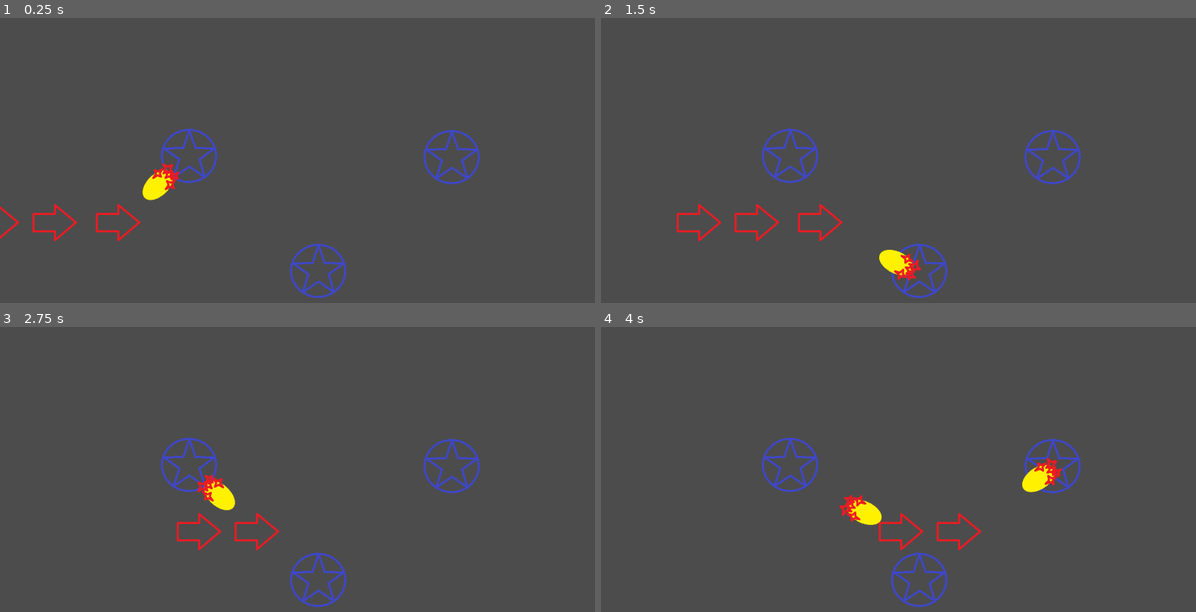
Above: before the commit, frames 1-4 (two rows, left to right).
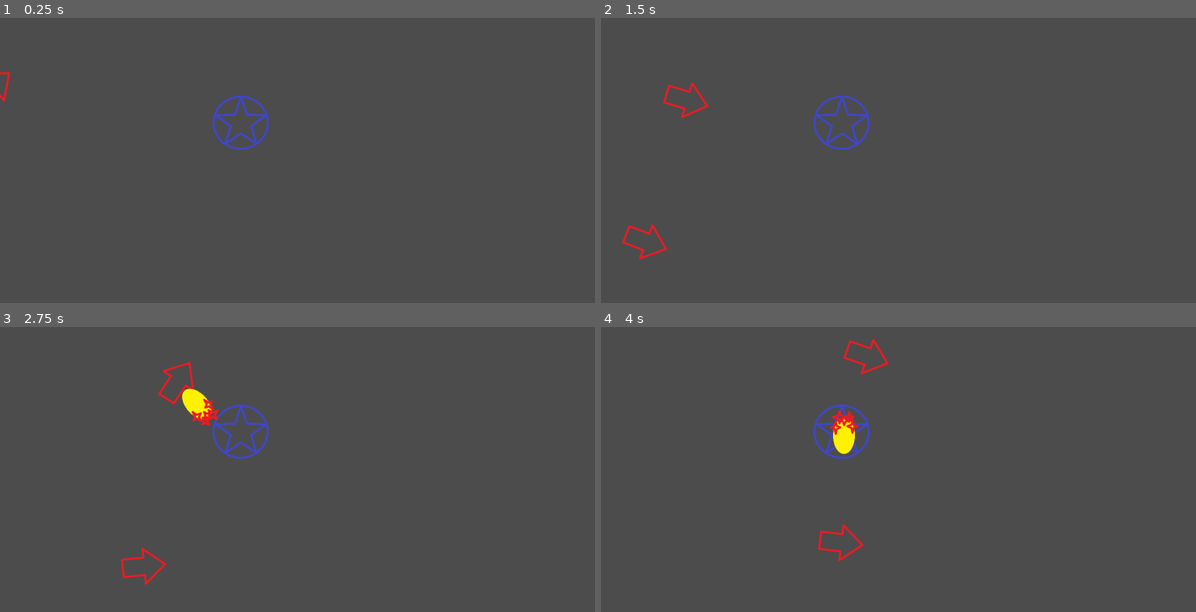
Above: after the commit, the same moments.

Repository: Bronsky91/WS2-Godot
Game: Godot game, scene res://scenes/Game.tscn
Two runs of this game, one before a commit and one after it. Both use one fixed random seed, a clock stepped at 60 frames per second and the inputs below.
Inputs:
- Up to frame 1 (0.25 s): no input
- Up to frame 2 (1.5 s): no input
- Up to frame 3 (2.75 s): no input
- Up to frame 4 (4 s): no input

The runs differ from the first frame. In frame 1, 3.0% of the frame differs, in the area x 0-81%, y 18-99%; in frame 2, 3.4%; in frame 3, 3.7%; in frame 4, 4.1%, in the area x 27-81%, y 4-99%.

Commit message:
Ride the rails, bruh
Enemies now follow Path2D nodes

Fireballs now register a hit based on distance to target instead of collision events

Diff:
--- a/scenes/Game.tscn
+++ b/scenes/Game.tscn
@@ -1,43 +1,48 @@
-[gd_scene load_steps=4 format=2]
+[gd_scene load_steps=7 format=2]
 
 [ext_resource path="res://scripts/Game.gd" type="Script" id=1]
-[ext_resource path="res://scenes/Enemy.tscn" type="PackedScene" id=2]
-[ext_resource path="res://scenes/Rune.tscn" type="PackedScene" id=3]
+[ext_resource path="res://scenes/P-Enemy.tscn" type="PackedScene" id=2]
+[ext_resource path="res://scenes/Enemy.tscn" type="PackedScene" id=3]
+[ext_resource path="res://scenes/Rune.tscn" type="PackedScene" id=4]
 
-[node name="Game" type="Node"]
+[sub_resource type="Curve2D" id=1]
+
+bake_interval = 5.0
+_data = {
+"points": PoolVector2Array( 0, 0, 146.574, -196.151, -64.6743, 709.379, -237.568, 226.005, 102.831, -164.167, 427.05, 636.452, 0, 0, 176.751, 217.706, 743.639, 623.159, 0, 0, 0, 0, 1092.83, 713.69, 0, 0, 0, 0, 1323.47, 577.893 )
+}
+
+[sub_resource type="Curve2D" id=2]
+
+bake_interval = 5.0
+_data = {
+"points": PoolVector2Array( 0, 0, 0, 0, -141.443, 409.239, -250.421, -82.697, 100.168, 37.2719, 171.989, 583.671, 0, 0, 0, 0, 404.872, 594.256, -149.088, -78.0381, 114.145, 3.49424, 685.389, 570.439, 0, 0, 215.478, -71.0496, 867.99, 533.389, 0, 0, 159.57, 62.8963, 1156.45, 583.671, 0, 0, 0, 0, 1439.61, 596.903 )
+}
+
+[node name="Game" type="Node" index="0"]
 
 script = ExtResource( 1 )
-_sections_unfolded = [ "Pause" ]
+enemy = ExtResource( 2 )
 
-[node name="Enemy" parent="." index="0" instance=ExtResource( 2 )]
+[node name="Enemy" parent="." index="0" instance=ExtResource( 3 )]
 
-position = Vector2( -57.2077, 514.937 )
+position = Vector2( 1510.97, -356.913 )
 rotation = -1.5708
 _sections_unfolded = [ "Material", "Transform", "Visibility", "Z Index" ]
 
-[node name="Enemy2" parent="." index="1" instance=ExtResource( 2 )]
+[node name="Rune" parent="." index="1" instance=ExtResource( 4 )]
 
-position = Vector2( 242.753, 514.937 )
-rotation = -1.5708
-_sections_unfolded = [ "Material", "Transform", "Visibility", "Z Index" ]
-
-[node name="Enemy3" parent="." index="2" instance=ExtResource( 2 )]
-
-position = Vector2( 85.9896, 514.937 )
-rotation = -1.5708
-_sections_unfolded = [ "Material", "Transform", "Visibility", "Z Index" ]
-
-[node name="Rune" parent="." index="3" instance=ExtResource( 3 )]
-
-position = Vector2( 468.584, 352.544 )
+position = Vector2( 596.122, 270.36 )
 _sections_unfolded = [ "Transform" ]
 
-[node name="Rune2" parent="." index="4" instance=ExtResource( 3 )]
+[node name="Path1" type="Path2D" parent="." index="2"]
 
-position = Vector2( 788.14, 637.431 )
-_sections_unfolded = [ "Transform" ]
+self_modulate = Color( 0.5, 0.6, 1, 0.7 )
+position = Vector2( 12.0429, -494.053 )
+curve = SubResource( 1 )
+_sections_unfolded = [ "Pause", "Transform", "Visibility", "Z Index" ]
 
-[node name="Rune3" parent="." index="5" instance=ExtResource( 3 )]
+[node name="Path2" type="Path2D" parent="." index="3"]
 
-position = Vector2( 1118.25, 355.559 )
-_sections_unfolded = [ "Transform" ]
+self_modulate = Color( 0.5, 0.6, 1, 0.7 )
+curve = SubResource( 2 )
--- /dev/null
+++ b/scenes/P-Enemy.tscn
@@ -0,0 +1,48 @@
+[gd_scene load_steps=4 format=2]
+
+[ext_resource path="res://scripts/P-Enemy.gd" type="Script" id=1]
+[ext_resource path="res://assets/enemy.png" type="Texture" id=2]
+
+[sub_resource type="CapsuleShape2D" id=1]
+
+custom_solver_bias = 0.0
+radius = 10.0
+height = 20.0
+
+[node name="P-Enemy" type="RigidBody2D"]
+
+input_pickable = false
+collision_layer = 1
+collision_mask = 1
+mode = 3
+mass = 1.0
+friction = 1.0
+bounce = 0.0
+gravity_scale = 1.0
+custom_integrator = false
+continuous_cd = 0
+contacts_reported = 0
+contact_monitor = true
+sleeping = false
+can_sleep = true
+linear_velocity = Vector2( 0, 0 )
+linear_damp = -1.0
+angular_velocity = 0.0
+angular_damp = -1.0
+script = ExtResource( 1 )
+_sections_unfolded = [ "Angular", "Applied Forces", "Collision", "Linear", "Material", "Pickable", "Transform", "Visibility", "Z Index" ]
+health = 125
+
+[node name="Sprite" type="Sprite" parent="." index="0"]
+
+rotation = -1.5708
+texture = ExtResource( 2 )
+_sections_unfolded = [ "Animation", "Transform" ]
+
+[node name="CollisionShape2D" type="CollisionShape2D" parent="." index="1"]
+
+position = Vector2( -2.75079, 1.59552 )
+rotation = -1.5708
+scale = Vector2( 4.64521, 2.8845 )
+shape = SubResource( 1 )
+_sections_unfolded = [ "Transform" ]
--- a/scenes/Rune.tscn
+++ b/scenes/Rune.tscn
@@ -7,9 +7,9 @@
 [sub_resource type="CircleShape2D" id=1]
 
 custom_solver_bias = 0.0
-radius = 170.698
+radius = 440.622
 
-[node name="Rune" type="Area2D" index="0"]
+[node name="Rune" type="Area2D"]
 
 position = Vector2( 501.939, 253.74 )
 input_pickable = true
--- a/scripts/Fireball.gd
+++ b/scripts/Fireball.gd
@@ -8,7 +8,7 @@
 
 
 func _ready():
-	connect("area_entered", self, "_on_area_entered")
+	pass
 
 
 func _process(delta):
@@ -16,8 +16,11 @@
 
 
 func _physics_process(delta):
-	if target.get_ref():
-		var pos = get_position()
+	if target and target.get_ref():
+		var pos = get_global_position()
+		if target.get_ref().get_global_position().distance_to(get_global_position()) < 10:
+			target_hit()
+			return
 		direction = (target.get_ref().get_global_position() - pos).normalized()
 		var rad_angle = atan2(-direction.x, direction.y)
 		set_rotation(rad_angle)
@@ -27,8 +30,7 @@
 		queue_free()
 
 
-func _on_area_entered(collidee):
-	if collidee.is_in_group('enemies'):
-		rune.get_ref().rearm()
-		collidee.take_damage(damage)
-		queue_free()
+func target_hit():
+	rune.get_ref().rearm()
+	target.get_ref().take_damage(damage)
+	queue_free()
--- a/scripts/Game.gd
+++ b/scripts/Game.gd
@@ -3,13 +3,19 @@
 # class member variables go here, for example:
 # var a = 2
 # var b = "textvar"
+export(PackedScene) var enemy
 
 func _ready():
-	# Called when the node is added to the scene for the first time.
-	# Initialization here
-	pass
+	_begin_wave()
 
-#func _process(delta):
-#	# Called every frame. Delta is time since last frame.
-#	# Update game logic here.
-#	pass
+func _begin_wave():
+	_spawn_enemy(enemy,"Path1")
+	_spawn_enemy(enemy,"Path2")
+
+
+func _spawn_enemy(type,path):
+	var new_enemy = type.instance()
+	var pathFollow = PathFollow2D.new()
+	pathFollow.set_loop(false)
+	self.get_node(path).add_child(pathFollow)
+	pathFollow.add_child(new_enemy)
--- /dev/null
+++ b/scripts/P-Enemy.gd
@@ -0,0 +1,36 @@
+extends RigidBody2D
+
+# class member variables go here, for example:
+const SPEED = 200
+export var health = 125
+
+
+func _ready():
+	add_to_group("enemies")
+	set_physics_process(true)
+
+func _physics_process(delta):
+	#if health <= 0:
+		#if dead_since > global.DEAD_CLEAN_INTVAL:
+		#	queue_free()
+		#else:
+		#	dead_since += delta
+		#return
+
+	if get_parent().get_unit_offset() < 1.0:
+		get_parent().set_offset(get_parent().get_offset() + (SPEED * delta) )
+	else:
+		print(get_name() + " reached harry potter's house")
+		queue_free()
+		#global.hit_fortress(damage)
+
+func take_damage(damage):
+	print("TAKING DAMAGE")
+	health -= damage
+	if health <= 0:
+		_die()
+
+func _die():
+	print("DEAD")
+	# explosion / death animation
+	queue_free()
--- a/scripts/enemy.gd
+++ b/scripts/enemy.gd
@@ -11,7 +11,6 @@
 func _process(delta):
 	position.x += SPEED * delta
 
-
 func _die():
 	print("DEAD")
 	# explosion / death animation
